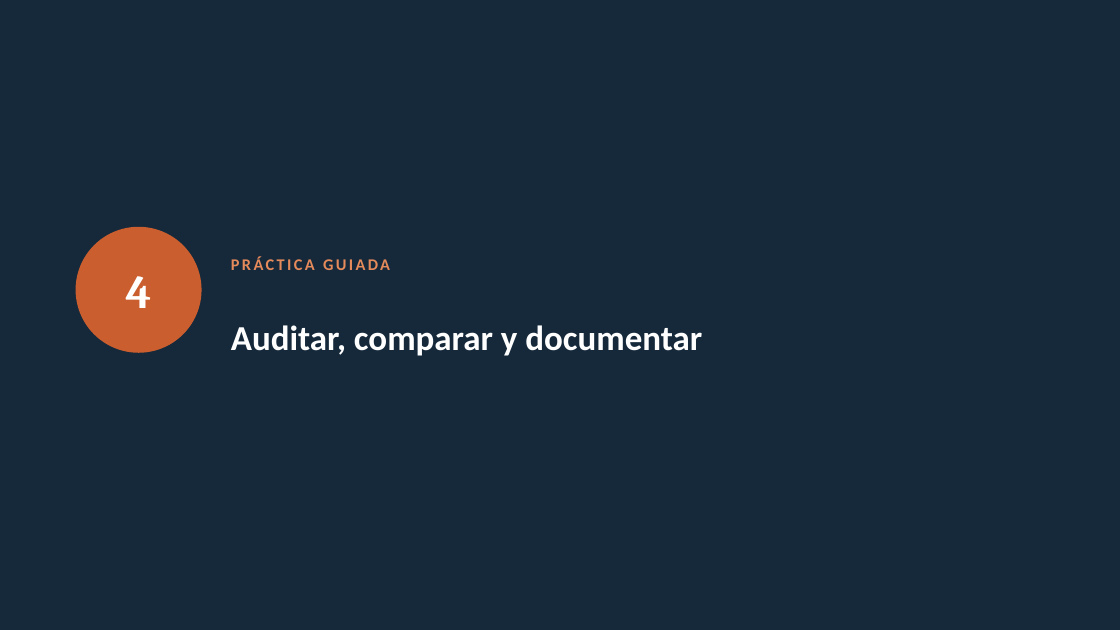
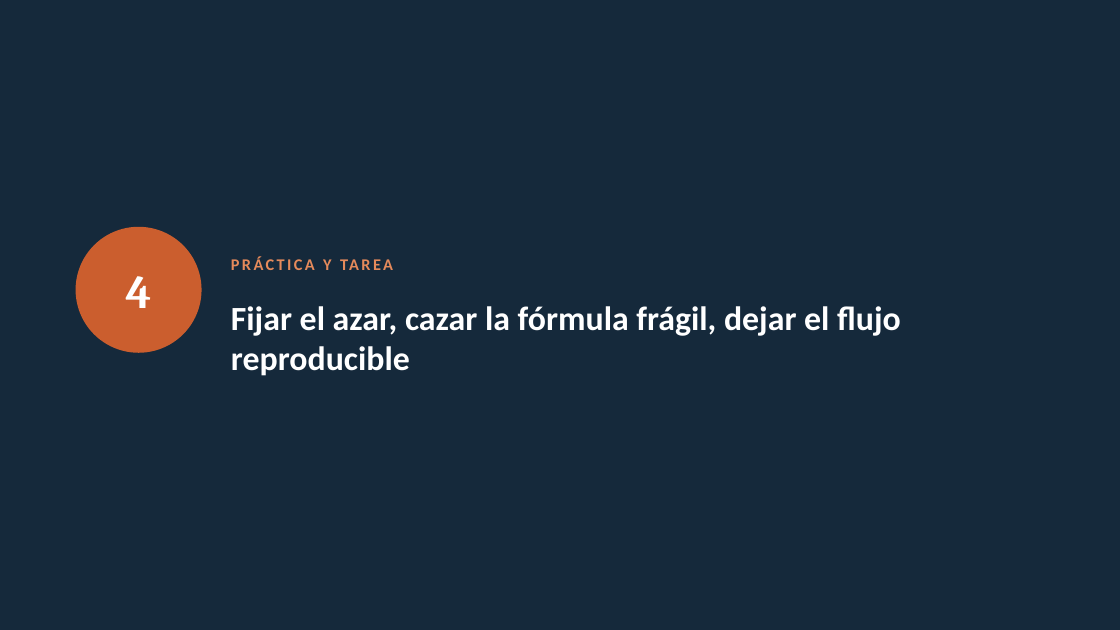
Before and after one commit to marvtrejo/curso-inegi-gen-ai, a slide deck: slide 15 of sesion-08/Sesion_08.pptx (slide 16 before the commit). Drawn at 1120x630 pixels with LibreOffice and Linux fonts; fonts in the diff are those of the drawing. Boxes give left, top, right and bottom in pixels: in the first picture for what was removed or moved away, otherwise in the second. Text is boxed around its words. In the diff, an @@ line names an element or a change of style, - is before the commit and + after.

```diff
--- a/sesion-08/Sesion_08.pptx
+++ b/sesion-08/Sesion_08.pptx
@@ text at [323, 259, 331, 270]: text changed @@
-PRÁCTICA GUIADA
+PRÁCTICA Y TAREA
@@ text at [231, 306, 901, 376]: text changed; size 30 to 29 pt @@
-Auditar, comparar y documentar
+Fijar el azar, cazar la fórmula frágil, dejar el flujo reproducible
```
Also in this commit, not shown: 5 other slides changed, 12 slides added, 13 slides removed, 10 other files.
